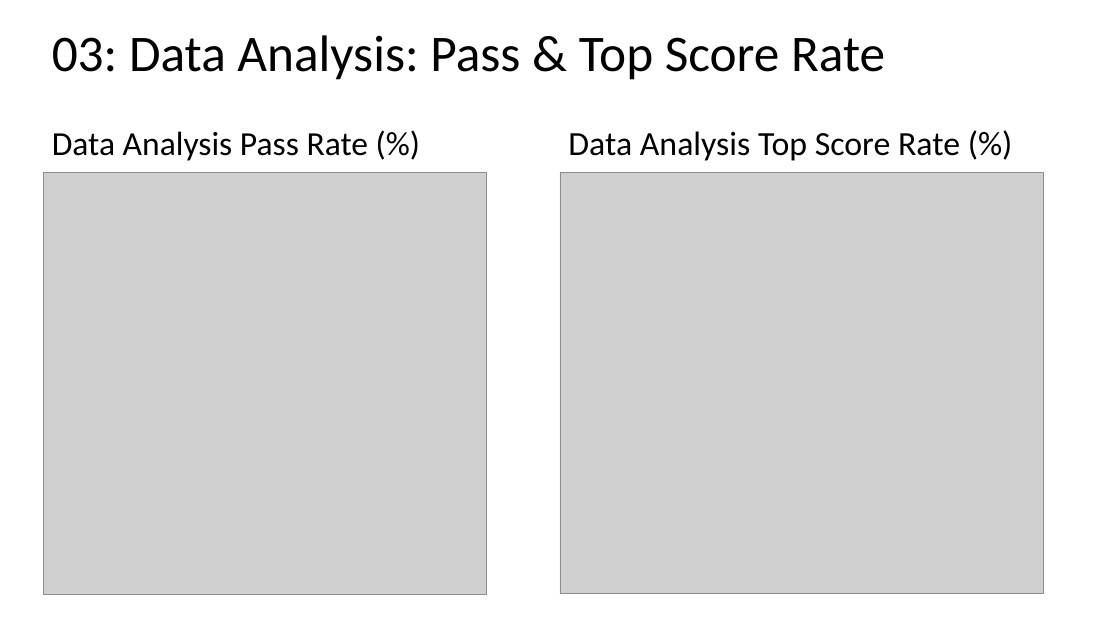
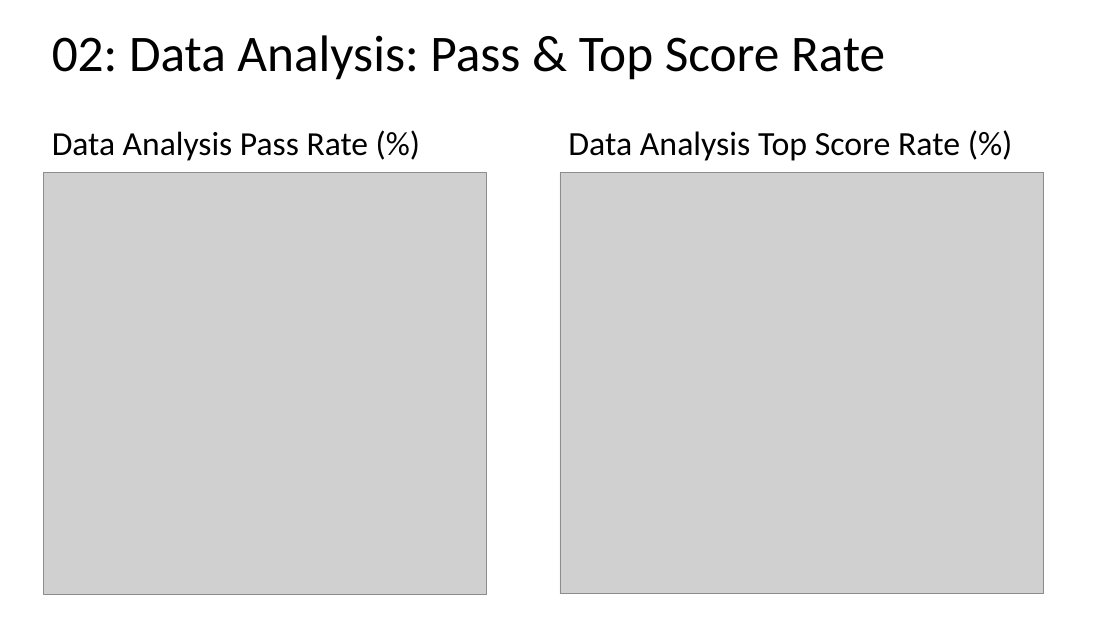
Before and after one commit to kanghinlee/interview_prep, a slide deck: slide 9 of pearson_edu_presentation/Pearson_edu_presentation.pptx (slide 6 before the commit). Drawn at 1120x630 pixels with LibreOffice and Linux fonts; fonts in the diff are those of the drawing; grey boxes stand for pictures. Boxes give left, top, right and bottom in pixels: in the first picture for what was removed or moved away, otherwise in the second. Text is boxed around its words. In the diff, an @@ line names an element or a change of style, - is before the commit and + after.

```diff
--- a/pearson_edu_presentation/Pearson_edu_presentation.pptx
+++ b/pearson_edu_presentation/Pearson_edu_presentation.pptx
@@ text at [52, 35, 885, 80]: text changed @@
-03: Data Analysis: Pass & Top Score Rate
+02: Data Analysis: Pass & Top Score Rate
```
Also in this commit, not shown: 7 other slides changed, 4 slides added, 1 slide removed, 5 other files.
